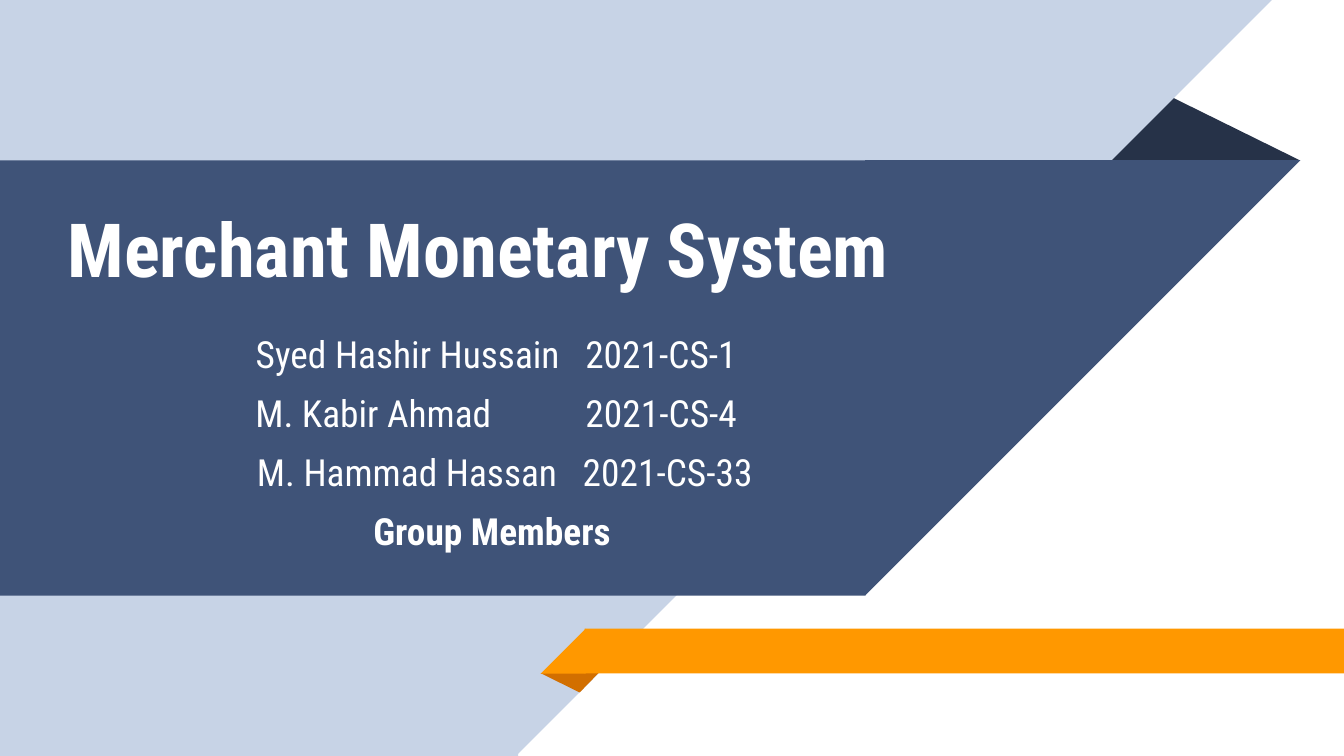
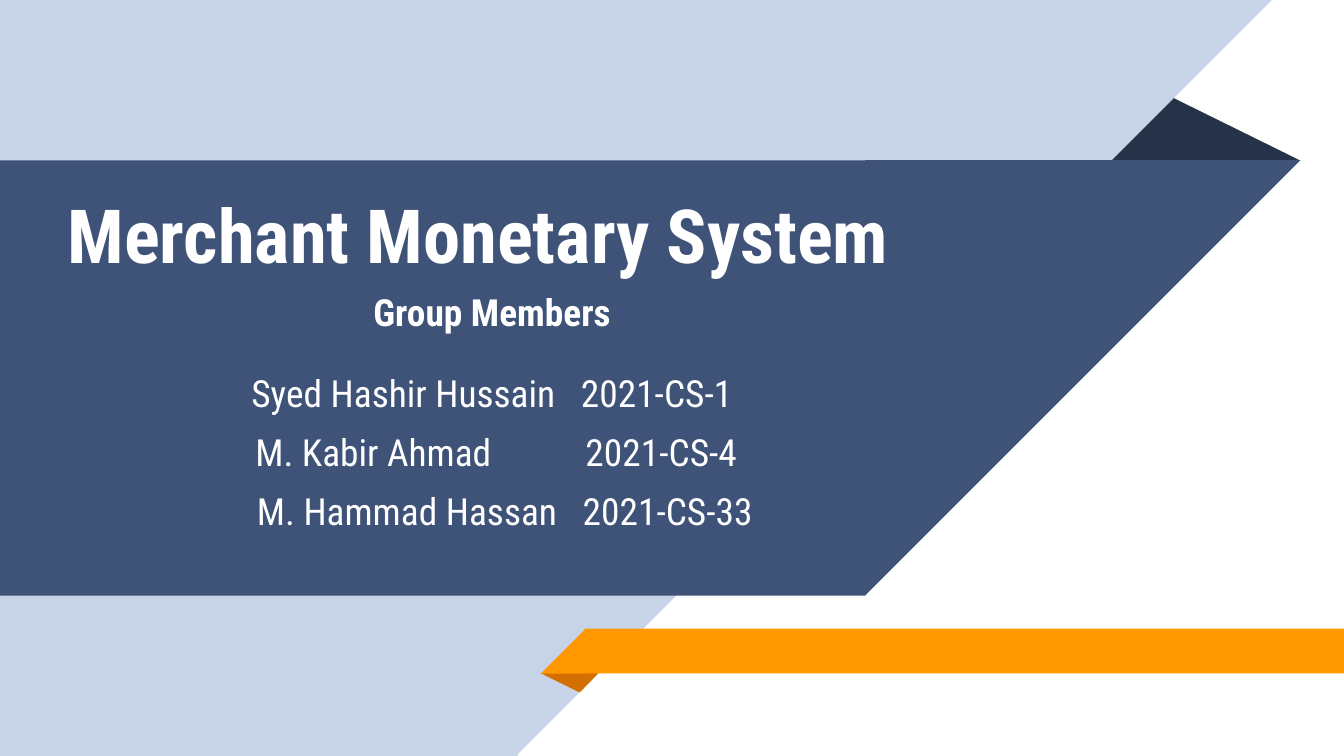
Before and after one commit to hamadhassan/Merchant-Monetary-System, a slide deck: slide 1 of Power Point Slides/PRESENTATION SLIDES.pptx. Drawn at 1344x756 pixels with LibreOffice and Linux fonts; fonts in the diff are those of the drawing. Boxes give left, top, right and bottom in pixels: in the first picture for what was removed or moved away, otherwise in the second. Text is boxed around its words. In the diff, an @@ line names an element or a change of style, - is before the commit and + after.

Commit message:
Update the slides

```diff
--- a/Power Point Slides/PRESENTATION SLIDES.pptx
+++ b/Power Point Slides/PRESENTATION SLIDES.pptx
@@ text "Merchant Monetary System": place and size @@
-text "Merchant Monetary System" at (68,221,888,293)
+text "Merchant Monetary System" at (68,207,888,279)
@@ title at (251,298,732,415): text changed @@
-Syed Hashir Hussain 2021-CS-1
+Group Members
+Syed Hashir Hussain 2021-CS-1
@@ title at (373,517,611,553): paragraph removed @@
-Group Members
```
Also in this commit, not shown: 11 other slides changed, 3 slides added, 4 other files.
